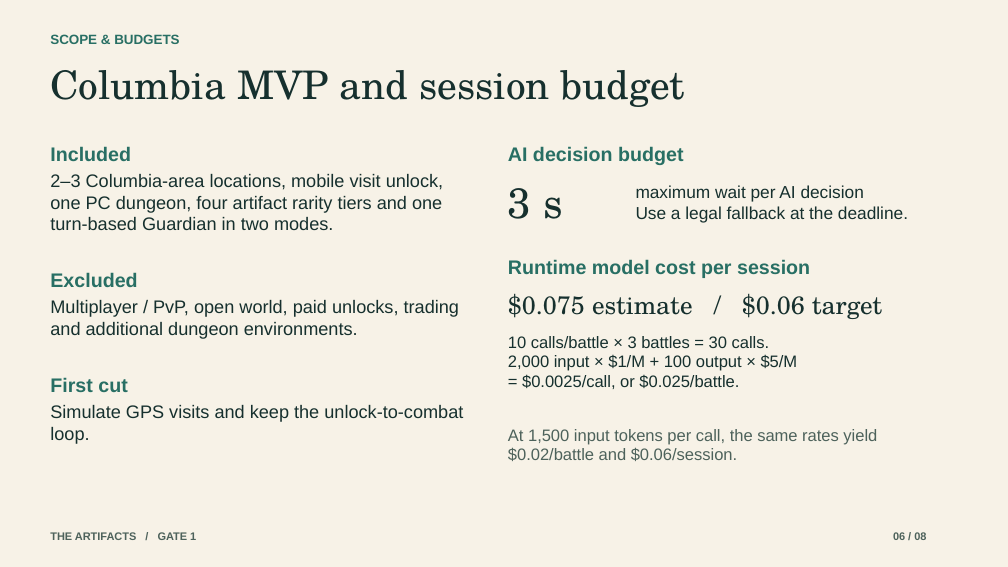
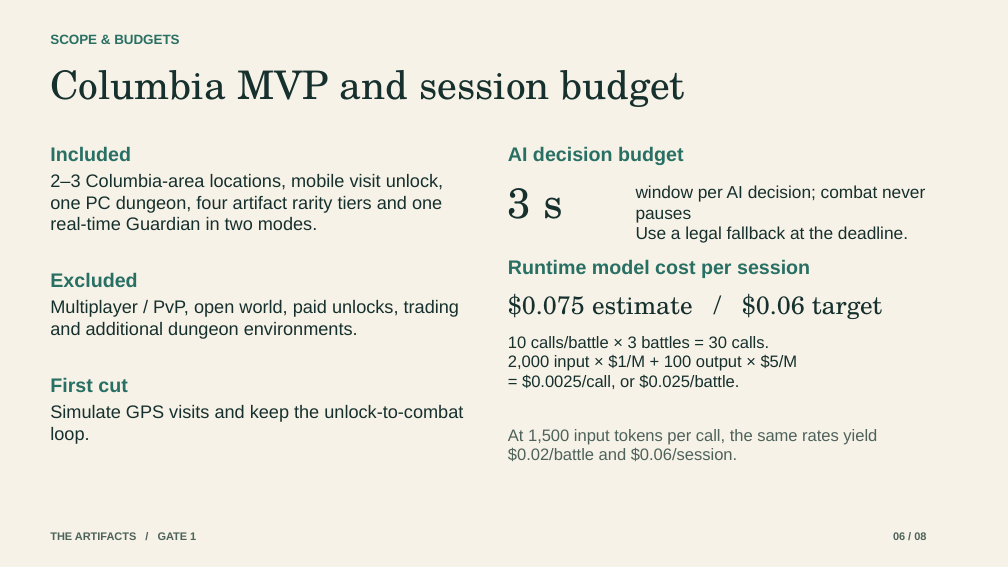
Before and after one commit to SM5858/the-artifacts, a slide deck: slide 6 of deck/The Artifacts - G1.pptx. Drawn at 1008x567 pixels with LibreOffice and Linux fonts; fonts in the diff are those of the drawing. Boxes give left, top, right and bottom in pixels: in the first picture for what was removed or moved away, otherwise in the second. Text is boxed around its words. In the diff, an @@ line names an element or a change of style, - is before the commit and + after.

```diff
--- a/deck/The Artifacts - G1.pptx
+++ b/deck/The Artifacts - G1.pptx
@@ text at (50,174,443,230): text changed @@
-2–3 Columbia-area locations, mobile visit unlock, one PC dungeon, four artifact rarity tiers and one turn-based Guardian in two modes.
+2–3 Columbia-area locations, mobile visit unlock, one PC dungeon, four artifact rarity tiers and one real-time Guardian in two modes.
@@ text at (636,185,925,223): text changed @@
-maximum wait per AI decision
+window per AI decision; combat never pauses
```
Also in this commit, not shown: 1 other slide changed, 3 other files.
